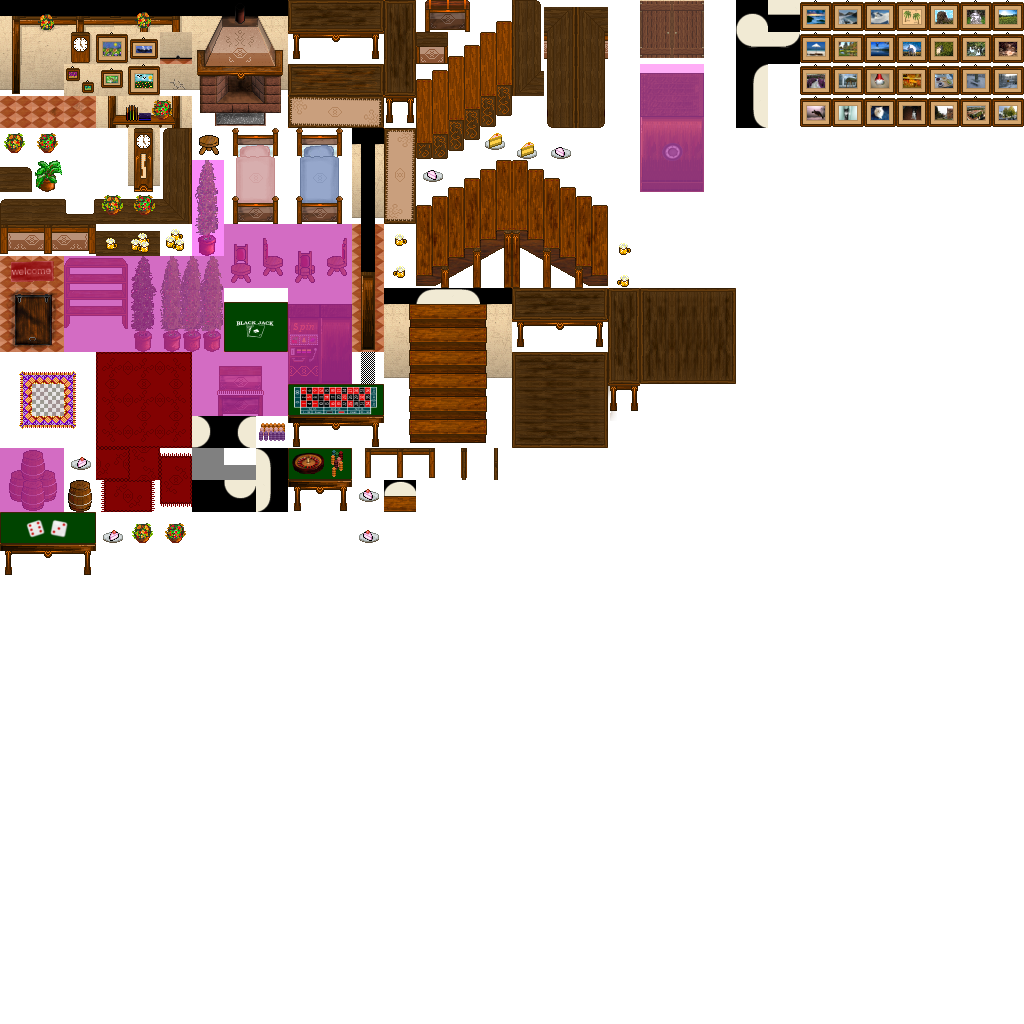
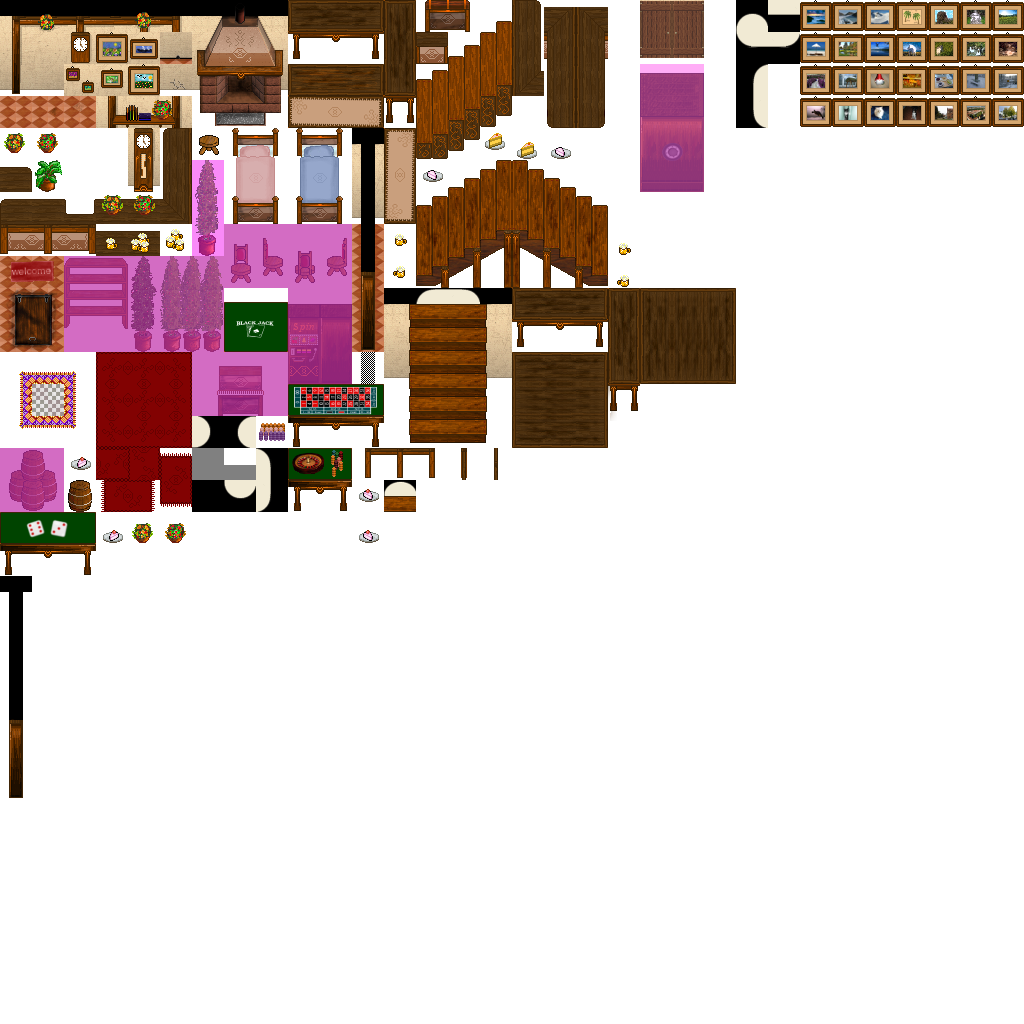
Layer changes from the first (1024, 1024) image to the second:
painted on "Hintergrund" over [0, 576, 32, 798]
